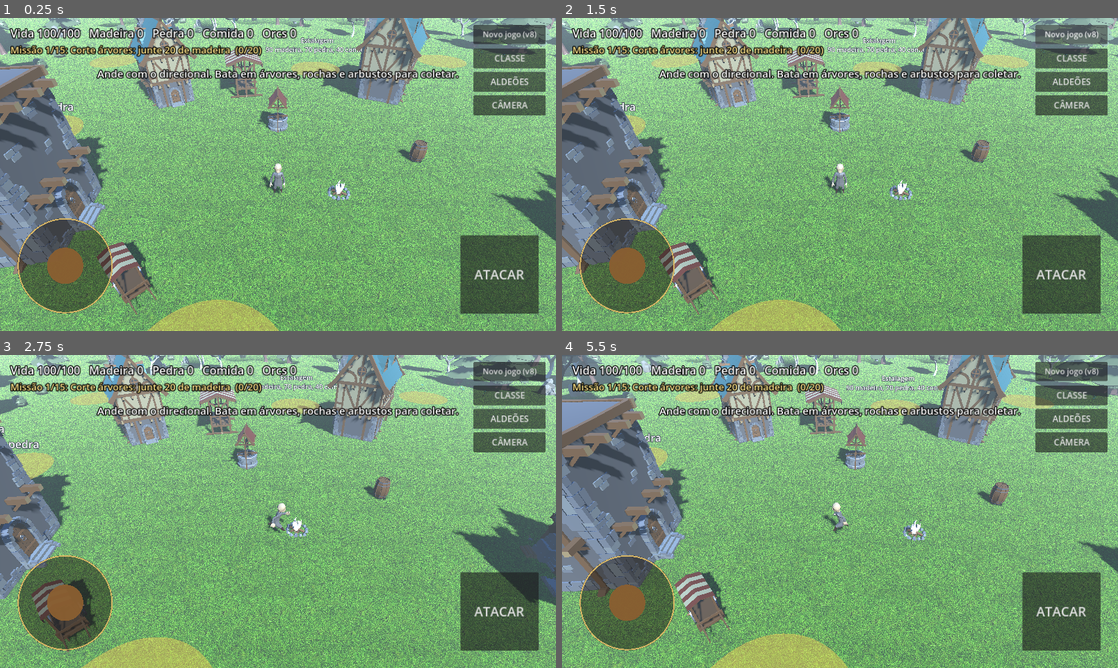
Above: before the commit, frames 1-4 (two rows, left to right).
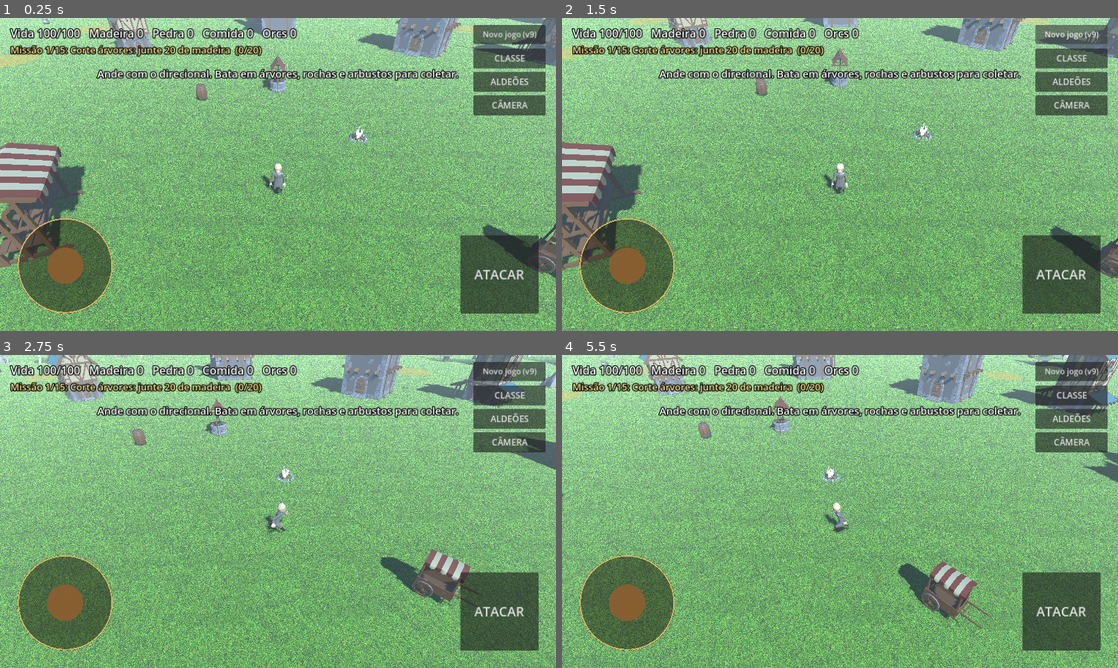
Above: after the commit, the same moments.

Repository: evandrofernandes12-dot/eva-ai
Game: Godot game, scene res://main.tscn
The game is run twice, just before and just after one commit, with the same random seed, the same clock (stepped at 60 frames per second) and the same inputs.
Inputs (mouse positions are in pixels of both pictures, inside the frame that each line leads up to):
- Up to frame 1 (0.25 s): no input
- Up to frame 2 (1.5 s): click "Novo jogo (v8)" (after the commit: "Novo jogo (v9)") at 0.5 s; click "Novo jogo (v8)" (after the commit: "Novo jogo (v9)") at 1.25 s
- Up to frame 3 (2.75 s): move the mouse to (400, 495) at 2.02 s; hold D (move_right) from 2.03 s (still down); tap Space (attack) at 2.1 s; click (400, 495) at 2.17 s
- Up to frame 4 (5.5 s): release D (move_right) at 2.75 s; drag from (728, 527) to (812, 574) at 2.77 s; move the mouse to (895, 442) at 3.52 s; hold D (move_right) 3.53-4.25 s; tap Space (attack) at 3.6, 5.1 s; drag from (812, 574) to (673, 464) at 4.27 s; move the mouse to (1006, 558) at 5.02 s; hold A (move_left) from 5.03 s (still down)

The runs differ from the first frame. In frame 1, 63% of the frame differs, in the area x 0-100%, y 0-100%; in frame 2, 63%; in frame 3, 62%; in frame 4, 65%.

Commit message:
Godot prototype v9: larger spaced village with chief hall, wall gates enemies must break, camera roof fix, axe chop lands blade-first, axe colors
Co-Authored-By: Claude Fable 5.2 <noreply@anthropic.com>
Claude-Session: https://claude.ai/code/session_01Kxc7kFU1M58ybWwBYF121v

Diff:
--- a/godot-proto/main.tscn
+++ b/godot-proto/main.tscn
@@ -20,6 +20,7 @@
 [ext_resource type="PackedScene" path="res://models/Sawmill.glb" id="p_w"]
 [ext_resource type="PackedScene" path="res://models/Bell_Tower.glb" id="p_t"]
 [ext_resource type="PackedScene" path="res://models/Inn.glb" id="p_i"]
+[ext_resource type="PackedScene" path="res://models/Mill.glb" id="p_mill"]
 [sub_resource type="ProceduralSkyMaterial" id="sky_m"]
 sky_top_color = Color(0.3, 0.52, 0.85, 1)
 sky_horizon_color = Color(0.72, 0.82, 0.9, 1)
@@ -76,46 +77,54 @@
 
 [node name="Aldeia" type="Node3D" parent="."]
 
+[node name="SalaoDoChefe" parent="Aldeia" instance=ExtResource("11")]
+transform = Transform3D(1, 0, 0, 0, 1, 0, -0, 0, 1, 0, 0, -27)
+metadata/altura = 10
+
 [node name="Casa1" parent="Aldeia" instance=ExtResource("10")]
-transform = Transform3D(0.825336, 0, 0.564642, 0, 1, 0, -0.564642, 0, 0.825336, -9, 0, -8)
+transform = Transform3D(0.764842, 0, 0.644218, 0, 1, 0, -0.644218, 0, 0.764842, -17, 0, -17)
 metadata/altura = 6.5
 
-[node name="Casa2" parent="Aldeia" instance=ExtResource("11")]
-transform = Transform3D(0.877583, 0, -0.479426, 0, 1, 0, 0.479426, 0, 0.877583, 9, 0, -9)
-metadata/altura = 7
+[node name="Casa2" parent="Aldeia" instance=ExtResource("12")]
+transform = Transform3D(0.764842, 0, -0.644218, 0, 1, 0, 0.644218, 0, 0.764842, 17, 0, -17)
+metadata/altura = 6.5
 
 [node name="Casa3" parent="Aldeia" instance=ExtResource("12")]
-transform = Transform3D(-0.128844, 0, 0.991665, 0, 1, 0, -0.991665, 0, -0.128844, -11, 0, 6)
+transform = Transform3D(0.0707372, 0, 0.997495, 0, 1, 0, -0.997495, 0, 0.0707372, -27, 0, 4)
 metadata/altura = 6
 
 [node name="Forja" parent="Aldeia" instance=ExtResource("7")]
-transform = Transform3D(-0.227202, 0, -0.973848, 0, 1, 0, 0.973848, 0, -0.227202, 15, 0, 8)
-metadata/altura = 4.5
+transform = Transform3D(0.0707372, 0, -0.997495, 0, 1, 0, 0.997495, 0, 0.0707372, 27, 0, 4)
+metadata/altura = 5
+
+[node name="Moinho" parent="Aldeia" instance=ExtResource("p_mill")]
+transform = Transform3D(0.540302, 0, -0.841471, 0, 1, 0, 0.841471, 0, 0.540302, 29, 0, -13)
+metadata/altura = 9
 
 [node name="Poco" parent="Aldeia" instance=ExtResource("14")]
-transform = Transform3D(1, 0, 0, 0, 1, 0, -0, 0, 1, 0, 0, -3)
+transform = Transform3D(1, 0, 0, 0, 1, 0, -0, 0, 1, 0, 0, -5)
 metadata/altura = 2.6
 
 [node name="Fogueira" parent="Aldeia" instance=ExtResource("8")]
-transform = Transform3D(1, 0, 0, 0, 1, 0, -0, 0, 1, 3, 0, 4)
+transform = Transform3D(1, 0, 0, 0, 1, 0, -0, 0, 1, 5, 0, 3)
 metadata/altura = 1
 
 [node name="Barril" parent="Aldeia" instance=ExtResource("6")]
-transform = Transform3D(1, 0, 0, 0, 1, 0, -0, 0, 1, 8, 0, 1)
+transform = Transform3D(1, 0, 0, 0, 1, 0, -0, 0, 1, -6, 0, -3)
 metadata/altura = 1.1
 
 [node name="Carroca" parent="Aldeia" instance=ExtResource("9")]
-transform = Transform3D(0.696707, 0, 0.717356, 0, 1, 0, -0.717356, 0, 0.696707, -5, 0, 9)
+transform = Transform3D(0.696707, 0, 0.717356, 0, 1, 0, -0.717356, 0, 0.696707, 10, 0, 12)
 metadata/altura = 1.8
 
 [node name="Barraca" parent="Aldeia" instance=ExtResource("13")]
-transform = Transform3D(0.980067, 0, 0.198669, 0, 1, 0, -0.198669, 0, 0.980067, -3, 0, -10)
+transform = Transform3D(0.921061, 0, 0.389418, 0, 1, 0, -0.389418, 0, 0.921061, -10, 0, 10)
 metadata/altura = 3.2
 
 [node name="Lotes" type="Node3D" parent="."]
 
 [node name="LoteCasa" type="Node3D" parent="Lotes"]
-transform = Transform3D(1, 0, 0, 0, 1, 0, 0, 0, 1, -2, 0, 12)
+transform = Transform3D(1, 0, 0, 0, 1, 0, 0, 0, 1, -15, 0, 19)
 script = ExtResource("p_s")
 nome = "Casa"
 modelo = ExtResource("p_h")
@@ -126,7 +135,7 @@
 efeito = "vida"
 
 [node name="LoteSerraria" type="Node3D" parent="Lotes"]
-transform = Transform3D(1, 0, 0, 0, 1, 0, 0, 0, 1, -16, 0, -2)
+transform = Transform3D(1, 0, 0, 0, 1, 0, 0, 0, 1, -29, 0, -13)
 script = ExtResource("p_s")
 nome = "Serraria"
 modelo = ExtResource("p_w")
@@ -137,7 +146,7 @@
 efeito = "madeira"
 
 [node name="LoteTorre" type="Node3D" parent="Lotes"]
-transform = Transform3D(1, 0, 0, 0, 1, 0, 0, 0, 1, 19, 0, -19)
+transform = Transform3D(1, 0, 0, 0, 1, 0, 0, 0, 1, 28.3, 0, -28.3)
 script = ExtResource("p_s")
 nome = "Torre de Vigia"
 modelo = ExtResource("p_t")
@@ -148,7 +157,7 @@
 efeito = "torre"
 
 [node name="LoteTorre2" type="Node3D" parent="Lotes"]
-transform = Transform3D(1, 0, 0, 0, 1, 0, 0, 0, 1, -19, 0, -19)
+transform = Transform3D(1, 0, 0, 0, 1, 0, 0, 0, 1, -28.3, 0, -28.3)
 script = ExtResource("p_s")
 nome = "Torre de Vigia"
 modelo = ExtResource("p_t")
@@ -159,7 +168,7 @@
 efeito = "torre"
 
 [node name="LoteTorre3" type="Node3D" parent="Lotes"]
-transform = Transform3D(1, 0, 0, 0, 1, 0, 0, 0, 1, 19, 0, 19)
+transform = Transform3D(1, 0, 0, 0, 1, 0, 0, 0, 1, 28.3, 0, 28.3)
 script = ExtResource("p_s")
 nome = "Torre de Vigia"
 modelo = ExtResource("p_t")
@@ -170,7 +179,7 @@
 efeito = "torre"
 
 [node name="LoteTorre4" type="Node3D" parent="Lotes"]
-transform = Transform3D(1, 0, 0, 0, 1, 0, 0, 0, 1, -19, 0, 19)
+transform = Transform3D(1, 0, 0, 0, 1, 0, 0, 0, 1, -28.3, 0, 28.3)
 script = ExtResource("p_s")
 nome = "Torre de Vigia"
 modelo = ExtResource("p_t")
@@ -181,7 +190,7 @@
 efeito = "torre"
 
 [node name="LoteMuralha" type="Node3D" parent="Lotes"]
-transform = Transform3D(1, 0, 0, 0, 1, 0, 0, 0, 1, 6, 0, 22)
+transform = Transform3D(1, 0, 0, 0, 1, 0, 0, 0, 1, 8, 0, 33)
 script = ExtResource("p_s")
 nome = "Muralha"
 altura = 2.0
@@ -191,7 +200,7 @@
 efeito = "muralha"
 
 [node name="LoteEstalagem" type="Node3D" parent="Lotes"]
-transform = Transform3D(1, 0, 0, 0, 1, 0, 0, 0, 1, 4, 0, -16)
+transform = Transform3D(1, 0, 0, 0, 1, 0, 0, 0, 1, 16, 0, 20)
 script = ExtResource("p_s")
 nome = "Estalagem"
 modelo = ExtResource("p_i")
@@ -202,7 +211,7 @@
 efeito = "descanso"
 
 [node name="Jogador" type="CharacterBody3D" parent="."]
-transform = Transform3D(1, 0, 0, 0, 1, 0, 0, 0, 1, 0, 0, 4)
+transform = Transform3D(1, 0, 0, 0, 1, 0, 0, 0, 1, 0, 0, 8)
 script = ExtResource("3")
 
 [node name="Colisao" type="CollisionShape3D" parent="Jogador"]
--- a/godot-proto/project.godot
+++ b/godot-proto/project.godot
@@ -3,7 +3,7 @@
 
 [application]
 
-config/name="Vida na Floresta - Protótipo v8"
+config/name="Vida na Floresta - Protótipo v9"
 run/main_scene="res://main.tscn"
 config/features=PackedStringArray("4.3", "GL Compatibility")
 
--- a/godot-proto/scripts/boss.gd
+++ b/godot-proto/scripts/boss.gd
@@ -124,8 +124,8 @@
 	root.name = "Machado"
 	var mat := StandardMaterial3D.new()
 	mat.vertex_color_use_as_albedo = true
-	mat.metallic = 0.55
-	mat.roughness = 0.4
+	mat.metallic = 0.25
+	mat.roughness = 0.6
 	var meshes: Array = []
 	Fit._collect(root, meshes)
 	for m: MeshInstance3D in meshes:
@@ -187,7 +187,18 @@
 			var via: Vector3 = jogo.destino(global_position) - global_position
 			via.y = 0
 			var desvia: bool = jogo.destino(global_position).distance_to(target.global_position) > 0.5
-			if (desvia or d > 3.2) and d < 90.0 and via.length() > 0.2:
+			# portão fechado no caminho: derruba a golpes
+			var portao = jogo.portao_em(global_position) if desvia else null
+			if portao != null:
+				var pg: Vector3 = portao.pos - global_position
+				rotation.y = lerp_angle(rotation.y, atan2(pg.x, pg.z), 6.0 * delta)
+				if _cd <= 0.0:
+					_cd = 1.6
+					_ap.stop()
+					Fit.play(_ap, &"AxeAttack" if fase == 1 else &"Punch", false, 1.2)
+					_tonto = 1.2
+					jogo.bater_portao(portao, damage * 2)
+			elif (desvia or d > 2.9) and d < 90.0 and via.length() > 0.2:
 				var dir := via.normalized()
 				velocity.x = dir.x * speed
 				velocity.z = dir.z * speed
@@ -197,7 +208,7 @@
 				rotation.y = lerp_angle(rotation.y, atan2(to.x, to.z), 4.0 * delta)
 			if _cd <= 0.0 and target.get("hp") > 0:
 				if fase == 1:
-					if d <= 4.2:
+					if d <= 3.7:
 						_mudar("golpe")
 				elif _socos >= 2 or d > 7.0:
 					if d < 26.0:
@@ -209,7 +220,7 @@
 			Fit.play(_ap, &"AxeAttack", false, 1.2)
 			if _t >= 0.6 and _bateu == 0:
 				_bateu = 1
-				_acertar(5.6, int(damage * 1.3))
+				_acertar(4.8, int(damage * 1.3))
 			if _t > 1.35:
 				_cd = 1.5
 				_mudar("segue")
--- a/godot-proto/scripts/enemy.gd
+++ b/godot-proto/scripts/enemy.gd
@@ -66,6 +66,23 @@
 		desvia = dest.distance_to(target.global_position) > 0.5
 		via = dest - global_position
 		via.y = 0
+	# portão fechado no caminho: para e bate nele
+	var portao = jogo.portao_em(global_position) if (desvia and jogo != null and jogo.has_method("portao_em")) else null
+	if portao != null:
+		velocity.x = 0
+		velocity.z = 0
+		move_and_slide()
+		var pg: Vector3 = portao.pos - global_position
+		rotation.y = lerp_angle(rotation.y, atan2(pg.x, pg.z), 8.0 * delta)
+		if _cd <= 0.0:
+			_cd = 1.4
+			_busy = 0.6
+			_ap.stop()
+			Fit.play(_ap, _atk, false, 1.4)
+			jogo.bater_portao(portao, damage)
+		elif _busy <= 0.0:
+			Fit.play(_ap, _idle)
+		return
 	if (desvia or d > 1.7) and d < 90.0 and _busy <= 0.0 and via.length() > 0.2:
 		var dir := via.normalized()
 		to = via
--- a/godot-proto/scripts/main.gd
+++ b/godot-proto/scripts/main.gd
@@ -16,8 +16,9 @@
 const MINOTAURO := preload("res://models/Minotauro_Dark.glb")
 const BOSS := preload("res://scripts/boss.gd")
 const SAVE := "user://save_v4.json"
-const VERSAO := "v8"
-const MURO_R := 27.0             # raio da muralha
+const VERSAO := "v9"
+const MURO_R := 40.0             # raio da muralha
+const DIRS := [Vector3(1, 0, 0), Vector3(-1, 0, 0), Vector3(0, 0, 1), Vector3(0, 0, -1)]
 const CAM_NOMES := ["3ª pessoa", "1ª pessoa", "Visão de águia"]
 
 ## Classes: vida base, dano por nível da arma, alcance. "area" = dano em área (mago).
@@ -29,9 +30,9 @@
 const ARMA_CUSTO := [{}, {"madeira": 40, "pedra": 30}, {"madeira": 90, "pedra": 70, "comida": 30}]
 const OFICIOS := ["madeira", "pedra", "comida"]
 
-@export var forest_radius := 70.0
-@export var village_radius := 30.0
-@export var tree_count := 140
+@export var forest_radius := 95.0
+@export var village_radius := 46.0
+@export var tree_count := 190
 @export var rock_count := 40
 @export var bush_count := 50
 @export var max_enemies := 4
@@ -58,6 +59,7 @@
 var _arv_t := 0.0
 var _fixos: Array = []           # construções prontas da aldeia: {pos, r, h}
 var _muro: Node3D
+var portoes: Array = []          # {dir, pos, hp, max, quebrado, folhas, corpo, rotulo}
 var enemies: Array = []
 var plots: Array = []
 var _spawn_t := 12.0
@@ -81,7 +83,7 @@
 	{"t": "Melhore a Casa para o nível 2", "p": func(): return _lvl("vida"), "n": 2, "r": {"madeira": 40}},
 	{"t": "Evolua sua arma para o nível 2", "p": func(): return arma, "n": 2, "r": {"pedra": 40}},
 	{"t": "Construa uma Torre de Vigia", "p": func(): return _built("torre"), "n": 1, "r": {"madeira": 40}},
-	{"t": "Erga a Muralha (lote perto do portão sul)", "p": func(): return _built("muralha"), "n": 1, "r": {"pedra": 60}},
+	{"t": "Erga a Muralha (lote perto da saída sul)", "p": func(): return _built("muralha"), "n": 1, "r": {"pedra": 60}},
 	{"t": "Construa as 4 Torres de Vigia", "p": func(): return _built("torre"), "n": 4, "r": {"madeira": 80, "pedra": 80}},
 	{"t": "Construa a Estalagem", "p": func(): return _built("descanso"), "n": 1, "r": {"comida": 40}},
 	{"t": "Derrote o Minotauro Dark", "p": func(): return boss_derrotas, "n": 1, "r": {"madeira": 100, "pedra": 100, "comida": 100}},
@@ -215,6 +217,7 @@
 		_spawn_t = 10.0
 		_spawn_enemy()
 	_chefe()
+	_portoes(delta)
 	_buildings(delta)
 	_tiros(delta)
 	_renascimento(delta)
@@ -241,7 +244,7 @@
 		for p in plots:
 			if p.construido and p.efeito == "torre":
 				for e in enemies:
-					if is_instance_valid(e) and e.global_position.distance_to(p.global_position) < 16.0:
+					if is_instance_valid(e) and e.global_position.distance_to(p.global_position) < 20.0:
 						e.hurt(4 + 3 * p.nivel)
 						break
 	# cura na aldeia, longe de inimigos; a Estalagem dobra
@@ -344,6 +347,7 @@
 	var e := CharacterBody3D.new()
 	e.set_script(preload("res://scripts/enemy.gd"))
 	var a := _rng.randf() * TAU
+	e.collision_mask = 3
 	e.max_hp = 30 + mini(50, kills * 2)
 	e.setup(ORC, player)
 	e.position = Vector3(cos(a), 0, sin(a)) * (village_radius + 14.0)
@@ -435,10 +439,12 @@
 	return Vector2((ap - ab * t).length(), t)
 
 func _tapado(de: Vector3, ate: Vector3) -> bool:
-	for o in _obstaculos():
-		var s := _seg(o.pos, de, ate)
-		if s.x < o.r and s.y > 0.03 and s.y < 0.97 and lerpf(de.y, ate.y, s.y) < o.h + 0.5:
-			return true
+	var obs := _obstaculos()
+	for k in 13:
+		var pt := de.lerp(ate, 0.04 + 0.07 * k)
+		for o in obs:
+			if Vector2(pt.x - o.pos.x, pt.z - o.pos.z).length() < o.r * 1.15 and pt.y < o.h + 1.0:
+				return true
 	return false
 
 func _camera(delta: float) -> void:
@@ -458,7 +464,11 @@
 			_tapado_t = 0.7
 		_tapado_t -= delta
 		if _tapado_t > 0.0:
-			alvo = Vector3(0, 19, 3.5)
+			alvo = Vector3(0, 22, 2.5)
+			# se a câmera já está presa dentro de um telhado, pula para cima na hora
+			if _tapado(cam.global_position, pp + Vector3(0, 1.2, 0)) and _cam_off.y < 15.0:
+				_cam_off = alvo
+				cam.global_position = pp + _cam_off
 	_cam_off = _cam_off.lerp(alvo, minf(1.0, 5.0 * delta))
 	cam.global_position = cam.global_position.lerp(pp + _cam_off, minf(1.0, 8.0 * delta))
 	cam.look_at(pp + Vector3(0, 1.2, 0))
@@ -484,7 +494,7 @@
 		return alvo
 	var best := Vector3.ZERO
 	var bd := 1e9
-	for g in [Vector3(1, 0, 0), Vector3(-1, 0, 0), Vector3(0, 0, 1), Vector3(0, 0, -1)]:
+	for g in DIRS:
 		var gp: Vector3 = g * MURO_R
 		var dd := de.distance_to(gp) + gp.distance_to(alvo)
 		if dd < bd:
@@ -496,9 +506,127 @@
 		return best * (MURO_R + (6.0 if jog_dentro else -6.0))
 	return best * (MURO_R * (0.86 if jog_dentro else 1.14))
 
+## Portão fechado (e inteiro) perto de `pos`, ou null. Os inimigos param nele e batem até quebrar.
+func portao_em(pos: Vector3):
+	for g in portoes:
+		if not g.quebrado and pos.distance_to(g.pos) < 4.2:
+			return g
+	return null
+
+func bater_portao(g: Dictionary, dano: int) -> void:
+	if g.quebrado:
+		return
+	g.hp -= dano
+	if g.hp <= 0:
+		g.hp = 0
+		g.quebrado = true
+		g.conserto = 40.0
+		g.corpo.collision_layer = 0
+		for f in g.folhas:
+			f.visible = false
+		say("Um portão foi derrubado! Ele será consertado em 40 s.", 4.0)
+	_rotulo_portao(g)
+
+func _rotulo_portao(g: Dictionary) -> void:
+	g.rotulo.text = "Portão derrubado" if g.quebrado else "Portão %d/%d" % [g.hp, g.max]
+
+## Abre as folhas para o jogador e os aldeões; conserta os portões derrubados.
+func _portoes(delta: float) -> void:
+	for g in portoes:
+		if g.quebrado:
+			g.conserto -= delta
+			if g.conserto <= 0.0:
+				g.quebrado = false
+				g.hp = g.max
+				g.corpo.collision_layer = 2
+				for f in g.folhas:
+					f.visible = true
+				_rotulo_portao(g)
+			continue
+		var perto: bool = player.global_position.distance_to(g.pos) < 8.0
+		var alvo := 1.35 if perto else 0.0
+		g.folhas[0].rotation.y = lerpf(g.folhas[0].rotation.y, alvo, 5.0 * delta)
+		g.folhas[1].rotation.y = lerpf(g.folhas[1].rotation.y, -alvo, 5.0 * delta)
+
+func _criar_portao(d: Vector3, altura: float, nivel: int) -> void:
+	var madeira := StandardMaterial3D.new()
+	madeira.albedo_color = Color(0.36, 0.22, 0.1)
+	madeira.roughness = 0.9
+	var ferro := StandardMaterial3D.new()
+	ferro.albedo_color = Color(0.2, 0.2, 0.22)
+	ferro.metallic = 0.6
+	var raiz := Node3D.new()
+	_muro.add_child(raiz)
+	raiz.position = d * MURO_R
+	raiz.rotation.y = atan2(d.x, d.z)          # o eixo Z local aponta para fora da aldeia
+	var vao := MURO_R * 0.30                    # largura da abertura deixada na paliçada
+	var h := altura + 1.2
+	# dois pilares e a viga de cima
+	for lado in [-1.0, 1.0]:
+		var pil := MeshInstance3D.new()
+		var bm := BoxMesh.new()
+		bm.size = Vector3(1.0, h + 0.8, 1.0)
+		bm.material = madeira
+		pil.mesh = bm
+		pil.position = Vector3(lado * vao * 0.5, (h + 0.8) * 0.5, 0)
+		raiz.add_child(pil)
+	var viga := MeshInstance3D.new()
+	var vm := BoxMesh.new()
+	vm.size = Vector3(vao + 1.6, 0.8, 1.2)
+	vm.material = madeira
+	viga.mesh = vm
+	viga.position = Vector3(0, h + 0.6, 0)
+	raiz.add_child(viga)
+	# duas folhas que giram nas dobradiças
+	var folhas: Array = []
+	for lado in [-1.0, 1.0]:
+		var dob := Node3D.new()
+		dob.position = Vector3(lado * (vao * 0.5 - 0.5), 0, 0)
+		raiz.add_child(dob)
+		var folha := MeshInstance3D.new()
+		var fm := BoxMesh.new()
+		fm.size = Vector3(vao * 0.5 - 0.55, h - 0.3, 0.3)
+		fm.material = madeira
+		folha.mesh = fm
+		folha.position = Vector3(-lado * fm.size.x * 0.5, (h - 0.3) * 0.5 + 0.1, 0)
+		dob.add_child(folha)
+		for y in [0.8, h - 1.0]:
+			var faixa := MeshInstance3D.new()
+			var xm := BoxMesh.new()
+			xm.size = Vector3(fm.size.x, 0.22, 0.36)
+			xm.material = ferro
+			faixa.mesh = xm
+			faixa.position = Vector3(folha.position.x, y, 0)
+			dob.add_child(faixa)
+		folhas.append(dob)
+	# barreira só para os inimigos (camada 2): o jogador passa, eles precisam derrubar
+	var corpo := StaticBody3D.new()
+	corpo.collision_layer = 2
+	corpo.collision_mask = 0
+	var cs := CollisionShape3D.new()
+	var sh := BoxShape3D.new()
+	sh.size = Vector3(vao, h + 2.0, 0.9)
+	cs.shape = sh
+	cs.position.y = h * 0.5
+	corpo.add_child(cs)
+	raiz.add_child(corpo)
+	var rot := Label3D.new()
+	rot.billboard = BaseMaterial3D.BILLBOARD_ENABLED
+	rot.font_size = 34
+	rot.outline_size = 10
+	rot.pixel_size = 0.012
+	rot.position.y = h + 2.0
+	rot.visibility_range_end = 40.0
+	raiz.add_child(rot)
+	var vida := 150 * nivel
+	var g := {"dir": d, "pos": d * MURO_R, "hp": vida, "max": vida, "quebrado": false, "conserto": 0.0, "folhas": folhas, "corpo": corpo, "rotulo": rot}
+	_rotulo_portao(g)
+	portoes.append(g)
+
 func _erguer_muralha(nivel: int) -> void:
 	if _muro != null:
 		_muro.queue_free()
+	portoes.clear()
 	_muro = StaticBody3D.new()
 	_muro.name = "Muralha"
 	add_child(_muro)
@@ -531,6 +659,8 @@
 	var mmi := MultiMeshInstance3D.new()
 	mmi.multimesh = mm
 	_muro.add_child(mmi)
+	for d in DIRS:
+		_criar_portao(d, altura, nivel)
 	# colisão em trechos
 	var passo := 0.1
 	var a := 0.0
@@ -582,6 +712,7 @@
 func invocar_chefe() -> void:
 	var b := CharacterBody3D.new()
 	b.set_script(BOSS)
+	b.collision_mask = 3
 	b.setup(MINOTAURO, player, self, boss_derrotas + 1)
 	var a := _rng.randf() * TAU
 	b.position = Vector3(cos(a), 0, sin(a)) * (village_radius + 18.0)
@@ -647,7 +778,7 @@
 	return {"comida": 15 + 10 * aldeoes.size(), "madeira": 10 * aldeoes.size()}
 
 func deposito() -> Vector3:
-	return Vector3(0, 0, 2)
+	return Vector3(0, 0, 4)
 
 ## Reserva para um aldeão o recurso livre mais próximo do tipo pedido.
 func reservar(tipo: String, de: Vector3, quem: Node):
@@ -811,7 +942,7 @@
 func _on_player_died() -> void:
 	say("Você caiu! Voltando para a aldeia...", 3.0)
 	await get_tree().create_timer(3.0).timeout
-	player.revive(Vector3(0, 0, 4))
+	player.revive(Vector3(0, 0, 8))
 
 # ---------- salvar / carregar ----------
 func _save() -> void:
Not shown: 1 places in godot-proto/main.tscn that only renumber resources
Binary file changed: godot-proto/models/Machado.glb
Binary file added: godot-proto/models/Mill.glb
Binary file changed: godot-proto/models/Minotauro_Dark.glb
